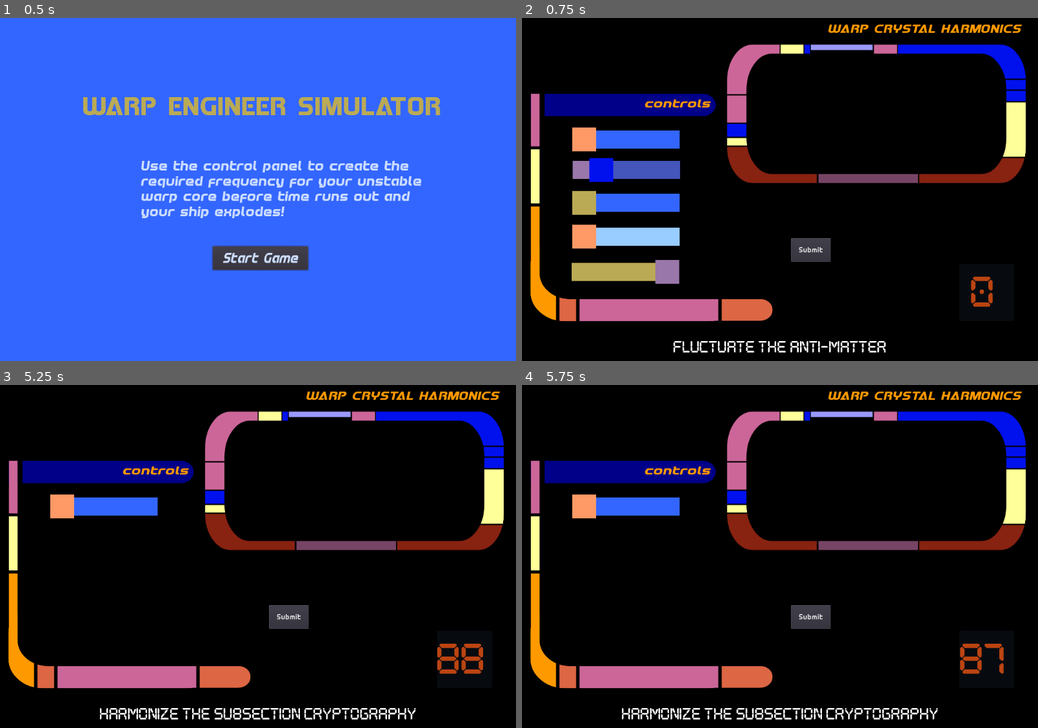
Above: before the commit, frames 1-4 (two rows, left to right).
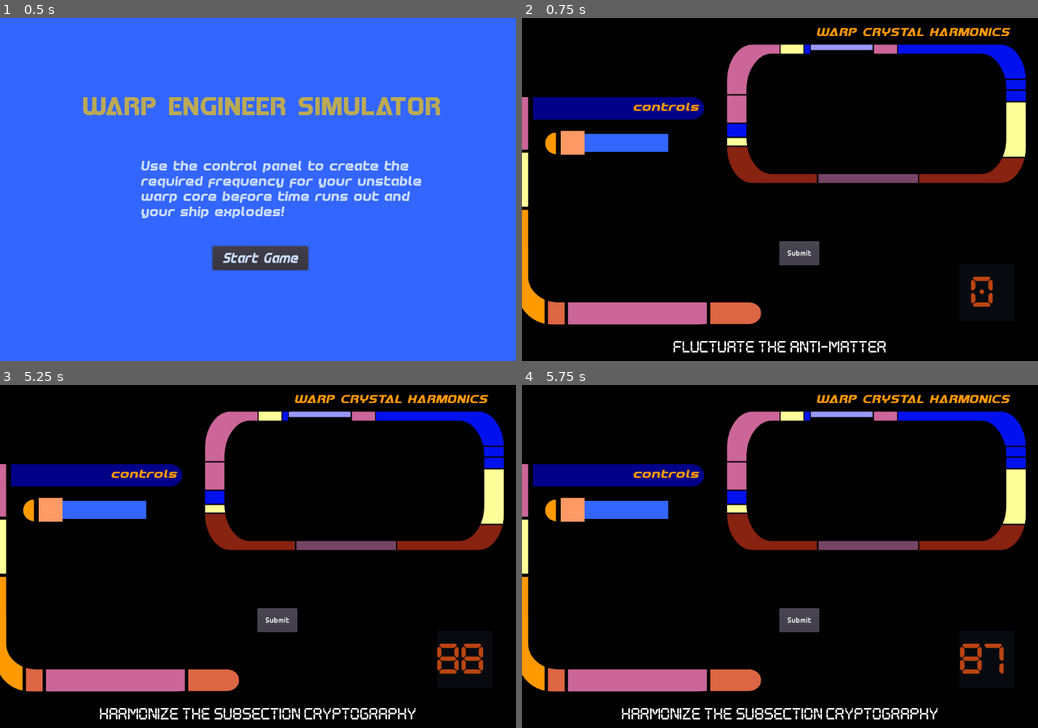
Above: after the commit, the same moments.

Repository: squiggle-at-squiggle/LDJam49
Game: Godot game, scene res://Scenes/Main.tscn
Same seed, same stepped clock (60 frames per second), same inputs: the game is played once before the commit and once after it.
Inputs:
- Up to frame 1 (0.5 s): no input
- Up to frame 2 (0.75 s): click "Start Game" at 0.5 s
- Up to frame 3 (5.25 s): click "Submit" at 1.25 s; click "Submit" at 2 s; click "Submit" at 2.75 s; tap Enter at 3.5 s; tap Space at 4.25 s; click "Start Game" at 5 s
- Up to frame 4 (5.75 s): no input

Frame 1 is identical in both runs. In frame 2, 12% of the frame differs, in the area x 0-97%, y 1-90%; in frame 3, 7.0%; in frame 4, 7.0%.

Commit message:
slider colors and a reusable knob

Diff:
--- a/Scenes/ControlPanel.tscn
+++ b/Scenes/ControlPanel.tscn
@@ -15,6 +15,7 @@
 [ext_resource path="res://Art/shape-does-nothing-2.png" type="Texture" id=13]
 [ext_resource path="res://Art/another-sdn-2.png" type="Texture" id=14]
 [ext_resource path="res://Fonts/button-font.tres" type="DynamicFont" id=15]
+[ext_resource path="res://Scenes/LeftKnobShape.tscn" type="PackedScene" id=16]
 
 [node name="ControlPanel" type="CanvasLayer"]
 script = ExtResource( 1 )
@@ -22,8 +23,10 @@
 [node name="Control" type="Control" parent="."]
 anchor_right = 1.0
 anchor_bottom = 1.0
-margin_left = -2.35358
-margin_right = -2.35352
+margin_left = -25.8536
+margin_top = 7.25
+margin_right = -25.8535
+margin_bottom = 7.25
 __meta__ = {
 "_edit_use_anchors_": false
 }
@@ -54,24 +57,28 @@
 margin_bottom = -437.437
 
 [node name="SliderTwo" parent="Control" instance=ExtResource( 5 )]
+visible = false
 margin_left = 107.5
 margin_top = 294.354
 margin_right = -847.5
 margin_bottom = -372.646
 
 [node name="SliderThree" parent="Control" instance=ExtResource( 7 )]
+visible = false
 margin_left = 107.381
 margin_top = 363.318
 margin_right = -847.62
 margin_bottom = -303.682
 
 [node name="SliderFour" parent="Control" instance=ExtResource( 8 )]
+visible = false
 margin_left = 107.441
 margin_top = 434.393
 margin_right = -843.559
 margin_bottom = -229.607
 
 [node name="SliderFive" parent="Control" instance=ExtResource( 9 )]
+visible = false
 margin_left = 107.002
 margin_top = 507.651
 margin_right = -847.998
@@ -107,6 +114,9 @@
 "_edit_use_anchors_": false
 }
 
+[node name="Left knob shape" parent="Control" instance=ExtResource( 16 )]
+position = Vector2( 85.5, 256 )
+
 [node name="Sprite" type="Sprite" parent="."]
 position = Vector2( 461, 130.2 )
 scale = Vector2( 0.529167, 0.7575 )
--- /dev/null
+++ b/Scenes/LeftKnobShape.tscn
@@ -0,0 +1,9 @@
+[gd_scene load_steps=2 format=2]
+
+[ext_resource path="res://Art/NewSliders/left-knob.png" type="Texture" id=1]
+
+[node name="Left knob shape" type="Node2D"]
+scale = Vector2( 0.3, 0.3 )
+
+[node name="Sprite" type="Sprite" parent="."]
+texture = ExtResource( 1 )
--- a/Scenes/SliderFive.tscn
+++ b/Scenes/SliderFive.tscn
@@ -14,6 +14,10 @@
 texture = ExtResource( 4 )
 region_rect = Rect2( 0, 0, 100, 100 )
 
+[sub_resource type="StyleBoxTexture" id=3]
+texture = ExtResource( 4 )
+region_rect = Rect2( 0, 0, 100, 100 )
+
 [node name="SliderFive" instance=ExtResource( 1 )]
 
 [node name="HSlider" parent="." index="0"]
@@ -24,7 +28,8 @@
 custom_icons/grabber_highlight = ExtResource( 2 )
 custom_icons/grabber = ExtResource( 5 )
 custom_styles/slider = SubResource( 1 )
-custom_styles/grabber_area = SubResource( 2 )
+custom_styles/grabber_area_highlight = SubResource( 2 )
+custom_styles/grabber_area = SubResource( 3 )
 min_value = 0.0
 max_value = 1.0
 tick_count = 2
Not shown: 1 places in Scenes/ControlPanel.tscn that only renumber resources
Not shown: 1 places in Scenes/SliderFive.tscn that only renumber resources
